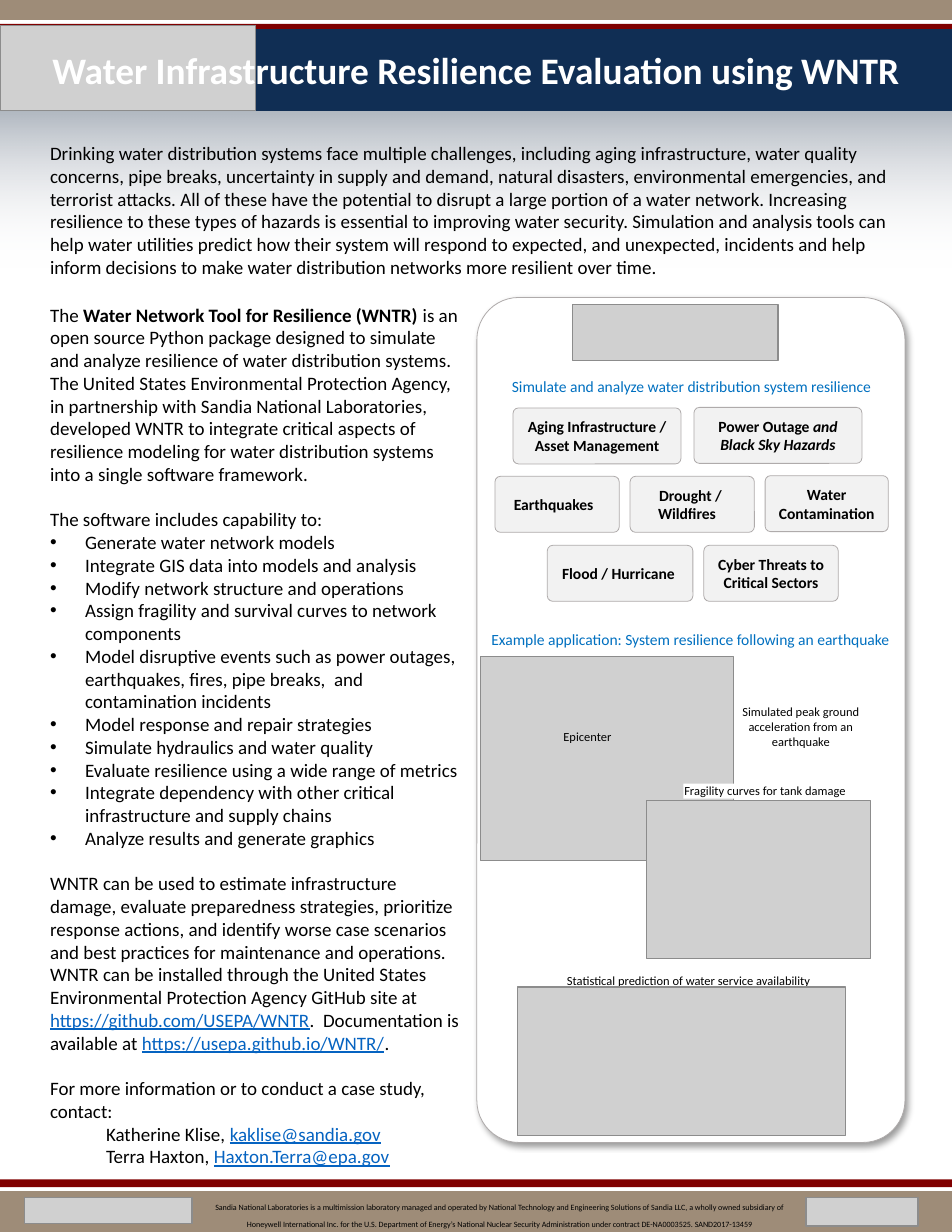
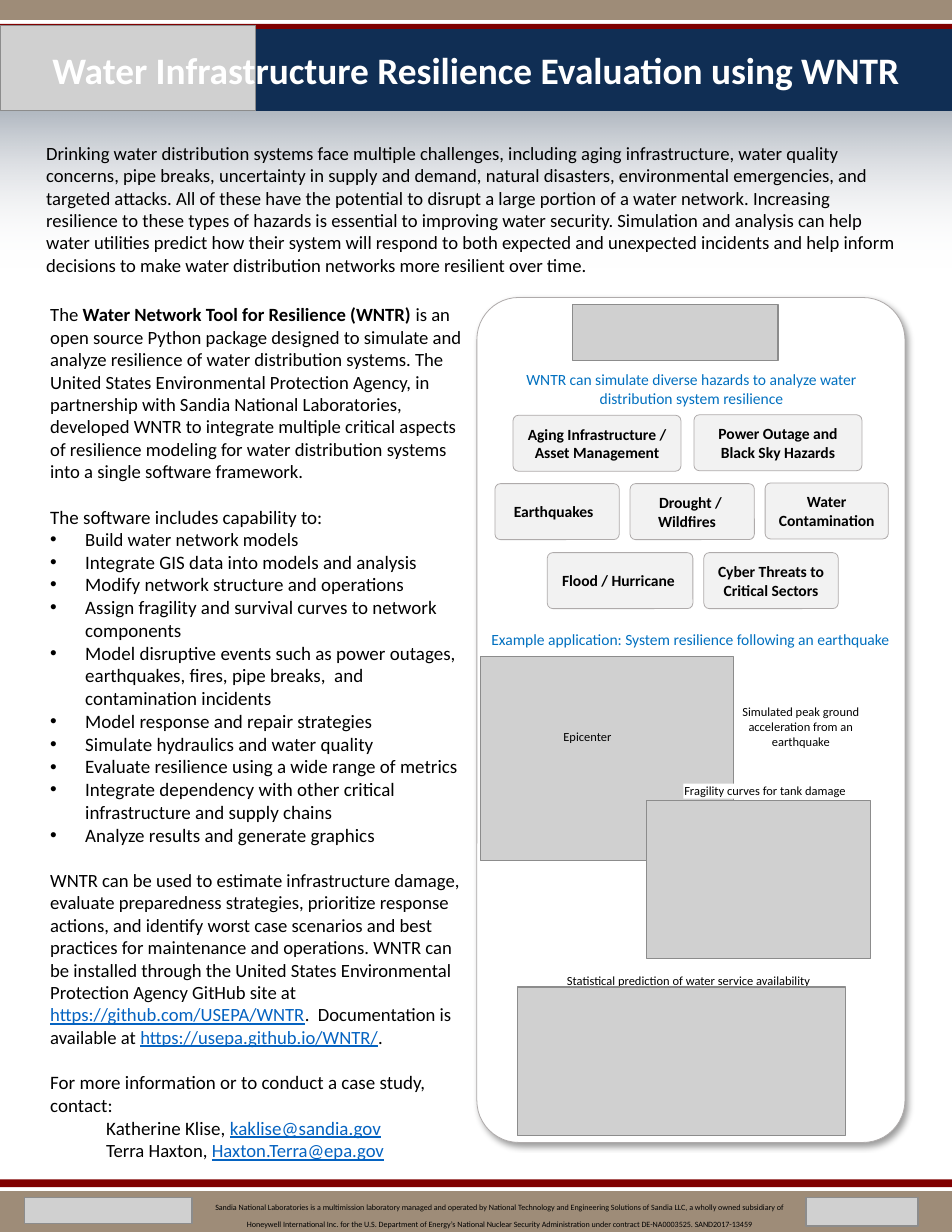
Before and after one commit to USEPA/WNTR, a slide deck: slide 1 of documentation/factsheets/WNTR_overview_factsheet.pptx. Drawn at 952x1232 pixels with LibreOffice and Linux fonts; fonts in the diff are those of the drawing; grey boxes stand for pictures. Boxes give left, top, right and bottom in pixels: in the first picture for what was removed or moved away, otherwise in the second. Text is boxed around its words. In the diff, an @@ line names an element or a change of style, - is before the commit and + after.

```diff
--- a/documentation/factsheets/WNTR_overview_factsheet.pptx
+++ b/documentation/factsheets/WNTR_overview_factsheet.pptx
@@ text at (46,147,894,272): text changed; size 12.2 to 12 pt @@
-Drinking water distribution systems face multiple challenges, including aging infrastructure, water quality concerns, pipe breaks, uncertainty in supply and demand, natural disasters, environmental emergencies, and terrorist attacks. All of these have the potential to disrupt a large portion of a water network. Increasing resilience to these types of hazards is essential to improving water security. Simulation and analysis tools can help water utilities predict how their system will respond to expected, and unexpected, incidents and help inform decisions to make water distribution networks more resilient over time.
+Drinking water distribution systems face multiple challenges, including aging infrastructure, water quality concerns, pipe breaks, uncertainty in supply and demand, natural disasters, environmental emergencies, and targeted attacks. All of these have the potential to disrupt a large portion of a water network. Increasing resilience to these types of hazards is essential to improving water security. Simulation and analysis can help water utilities predict how their system will respond to both expected and unexpected incidents and help inform decisions to make water distribution networks more resilient over time.
@@ text at (50,307,462,482): text changed; size 12.2 to 12 pt @@
-The Water Network Tool for Resilience (WNTR) is an open source Python package designed to simulate and analyze resilience of water distribution systems. The United States Environmental Protection Agency, in partnership with Sandia National Laboratories, developed WNTR to integrate critical aspects of resilience modeling for water distribution systems into a single software framework.
+The Water Network Tool for Resilience (WNTR) is an open source Python package designed to simulate and analyze resilience of water distribution systems. The United States Environmental Protection Agency, in partnership with Sandia National Laboratories, developed WNTR to integrate multiple critical aspects of resilience modeling for water distribution systems into a single software framework.
@@ text at (526,374,856,407): text changed @@
-Simulate and analyze water distribution system resilience
+WNTR can simulate diverse hazards to analyze water distribution system resilience
@@ rounded rectangle "Power Outage and Black Sky ..." at (694,414,862,470): italic off in "and Black Sky Hazards" @@
@@ 3 rounded rectangles: place and size @@
-3 rounded rectangles at (495,408,755,532)
+3 rounded rectangles at (495,416,755,540)
@@ text at (85,533,298,546): text changed; size 12.2 to 12 pt @@
-• Generate water network models
+• Build water network models
@@ 4 rounded rectangles: place and size @@
-4 rounded rectangles at (548,408,888,601)
+4 rounded rectangles at (548,414,888,608)
@@ text at (50,874,459,1048): text changed; size 12.2 to 12 pt @@
-WNTR can be used to estimate infrastructure damage, evaluate preparedness strategies, prioritize response actions, and identify worse case scenarios and best practices for maintenance and operations. WNTR can be installed through the United States Environmental Protection Agency GitHub site at https://github.com/USEPA/WNTR. Documentation is available at https://usepa.github.io/WNTR/.
+WNTR can be used to estimate infrastructure damage, evaluate preparedness strategies, prioritize response actions, and identify worst case scenarios and best practices for maintenance and operations. WNTR can be installed through the United States Environmental Protection Agency GitHub site at https://github.com/USEPA/WNTR. Documentation is available at https://usepa.github.io/WNTR/.
@@ text at (106,1145,384,1161): size 12.2 to 12 pt in "Terra Haxton, Haxton.Terra@epa.gov" @@
```
Also in this commit, not shown: 5 other files.
